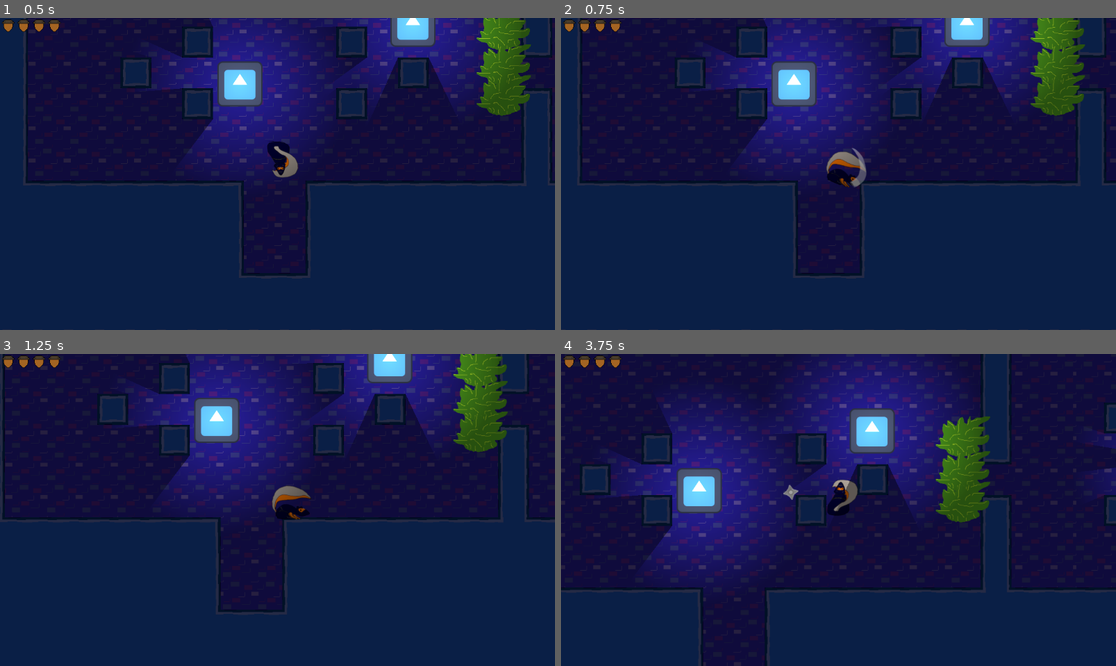
Above: before the commit, frames 1-4 (two rows, left to right).
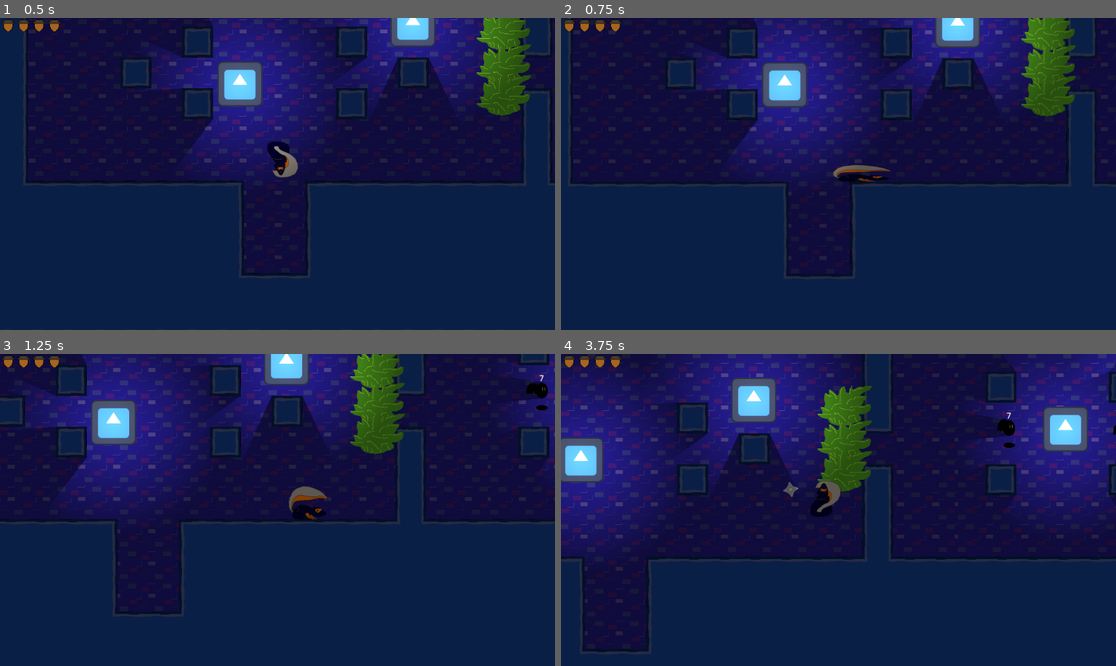
Above: after the commit, the same moments.

Repository: mdfewkes/NinjaSquirrelDungeon
Game: Godot game, scene res://world.tscn
Two runs of this game, one before a commit and one after it. Both use one fixed random seed, a clock stepped at 60 frames per second and the inputs below. The engine's default icon, where the game draws it, is replaced by a stand-in: a white triangle on a blue panel in a dark square.
Inputs:
- Up to frame 1 (0.5 s): no input
- Up to frame 2 (0.75 s): tap Enter at 0.5 s; hold D (move_right) from 0.53 s (still down); tap K (action_1) at 0.6 s
- Up to frame 3 (1.25 s): keep holding D (move_right); tap L (action_2) at 0.8 s
- Up to frame 4 (3.75 s): release D (move_right) at 1.28 s; hold S (move_down) 1.28-2.03 s; tap L (action_2) at 1.35, 2.3, 2.85 s; tap K (action_1) at 1.55, 2.1, 3.05 s; hold D (move_right) 2.03-2.78 s; hold W (move_up) 2.78-3.53 s; hold A (move_left) from 3.53 s (still down); tap C (action_3) at 3.6 s

Frame 1 is identical in both runs. In frame 2, 11% of the frame differs, in the area x 1-100%, y 0-84%; in frame 3, 32%; in frame 4, 48%, in the area x 0-100%, y 0-100%.

Commit message:
Move scenes into folder and swapped action 1 and 2 actions

Diff:
--- a/temp assets/bat.tscn
+++ b/scenes/Bat/bat.tscn
@@ -1,8 +1,8 @@
 [gd_scene load_steps=22 format=3 uid="uid://c4kwsiasl0gw1"]
 
-[ext_resource type="Texture2D" uid="uid://b6a5kj3o7b6ep" path="res://temp assets/bat.png" id="1_1u6w6"]
-[ext_resource type="Script" uid="uid://batg7bpwdq0yi" path="res://temp assets/bat.gd" id="1_3pt26"]
-[ext_resource type="Texture2D" uid="uid://dmlo3wxqb4hq4" path="res://temp assets/batshadow.png" id="2_3pt26"]
+[ext_resource type="Texture2D" uid="uid://b6a5kj3o7b6ep" path="res://scenes/Bat/bat.png" id="1_1u6w6"]
+[ext_resource type="Script" uid="uid://batg7bpwdq0yi" path="res://scenes/Bat/bat.gd" id="1_3pt26"]
+[ext_resource type="Texture2D" uid="uid://dmlo3wxqb4hq4" path="res://scenes/Bat/batshadow.png" id="2_3pt26"]
 [ext_resource type="Script" uid="uid://jrn1snxemt88" path="res://code/HurtBox.gd" id="4_0wgnc"]
 [ext_resource type="Script" uid="uid://dtiynebo6fexe" path="res://code/HitBox.gd" id="5_fac5f"]
 
--- a/hearts_ui.tscn
+++ b/scenes/Hearts_UI/hearts_ui.tscn
@@ -1,8 +1,8 @@
 [gd_scene load_steps=4 format=3 uid="uid://edngnlq58tuy"]
 
-[ext_resource type="Script" uid="uid://d1kme5a4bi3gr" path="res://hearts_ui.gd" id="1_pca1g"]
-[ext_resource type="Texture2D" uid="uid://c0ggnm27qm07x" path="res://temp assets/Heart Empty.png" id="2_1iwju"]
-[ext_resource type="Texture2D" uid="uid://xwi7eodpb7fu" path="res://temp assets/Heart Full.png" id="3_olmcf"]
+[ext_resource type="Script" uid="uid://d1kme5a4bi3gr" path="res://scenes/Hearts_UI/hearts_ui.gd" id="1_pca1g"]
+[ext_resource type="Texture2D" uid="uid://c0ggnm27qm07x" path="res://scenes/Hearts_UI/Heart Empty.png" id="2_1iwju"]
+[ext_resource type="Texture2D" uid="uid://xwi7eodpb7fu" path="res://scenes/Hearts_UI/Heart Full.png" id="3_olmcf"]
 
 [node name="HeartsUI" type="Control"]
 layout_mode = 3
--- a/light.tscn
+++ b/scenes/Light/light.tscn
@@ -1,6 +1,6 @@
 [gd_scene load_steps=7 format=3 uid="uid://idvuu5pv2ejg"]
 
-[ext_resource type="Script" uid="uid://cesdgy7wcnuis" path="res://light.gd" id="1_5qqhr"]
+[ext_resource type="Script" uid="uid://cesdgy7wcnuis" path="res://scenes/Light/light.gd" id="1_5qqhr"]
 [ext_resource type="Texture2D" uid="uid://b4l1wybno7p36" path="res://icon.svg" id="1_hdgcg"]
 [ext_resource type="Script" uid="uid://jrn1snxemt88" path="res://code/HurtBox.gd" id="3_njlvs"]
 
--- a/Player/player.gd
+++ b/scenes/Player/player.gd
@@ -28,10 +28,10 @@
 	match state:
 		"MoveState":
 			move_state()
+		"RollState":
+			roll_state()
 		"ActionState":
 			action_state()
-		"RollState":
-			roll_state()
 
 
 func move_state() -> void:
@@ -47,11 +47,11 @@
 
 	# melee attack with katana sword / punch
 	if Input.is_action_just_pressed("action_1"):
-		playback.travel("ActionState")
+		velocity = last_input_vector * roll_speed
+		playback.travel("RollState")
 	# dodge roll crouch slide move
 	if Input.is_action_just_pressed("action_2"):
-		velocity = last_input_vector * roll_speed
-		playback.travel("RollState")
+		playback.travel("ActionState")
 	# projectile shuriken / potion / bomb
 	if Input.is_action_just_pressed("action_3"):
 		throw_shuriken()
--- a/Player/player.tscn
+++ b/scenes/Player/player.tscn
@@ -1,7 +1,7 @@
 [gd_scene load_steps=59 format=3 uid="uid://cwkbh11twqgse"]
 
-[ext_resource type="Script" uid="uid://csd2ece2n6ytn" path="res://Player/player.gd" id="1_onrkg"]
-[ext_resource type="Texture2D" uid="uid://dxmfyn4uanr2y" path="res://temp assets/main_character.png" id="2_gwnis"]
+[ext_resource type="Script" uid="uid://csd2ece2n6ytn" path="res://scenes/Player/player.gd" id="1_onrkg"]
+[ext_resource type="Texture2D" uid="uid://dxmfyn4uanr2y" path="res://scenes/Player/main_character.png" id="2_gwnis"]
 [ext_resource type="Script" uid="uid://dtiynebo6fexe" path="res://code/HitBox.gd" id="3_btcbx"]
 [ext_resource type="Script" uid="uid://jrn1snxemt88" path="res://code/HurtBox.gd" id="4_gwnis"]
 
--- a/Player/shuriken-projectile.tscn
+++ b/scenes/Player/shuriken-projectile.tscn
@@ -1,7 +1,7 @@
 [gd_scene load_steps=6 format=3 uid="uid://ea3lunwfspsx"]
 
-[ext_resource type="Script" uid="uid://d2ul1el12t2xy" path="res://Player/shuriken_projectile.gd" id="1_3b6gb"]
-[ext_resource type="Texture2D" uid="uid://cih5onscjg41g" path="res://Player/shuriken-projectile.png" id="1_dtmi2"]
+[ext_resource type="Script" uid="uid://d2ul1el12t2xy" path="res://scenes/Player/shuriken_projectile.gd" id="1_3b6gb"]
+[ext_resource type="Texture2D" uid="uid://cih5onscjg41g" path="res://scenes/Player/shuriken-projectile.png" id="1_dtmi2"]
 [ext_resource type="Script" uid="uid://c2v35he0ge0kq" path="res://code/Spin.gd" id="2_ssili"]
 [ext_resource type="Script" uid="uid://dtiynebo6fexe" path="res://code/HitBox.gd" id="4_pyhrw"]
 
--- a/world.tscn
+++ b/world.tscn
@@ -1,13 +1,13 @@
 [gd_scene load_steps=48 format=4 uid="uid://cwnhly7jknqij"]
 
 [ext_resource type="Texture2D" uid="uid://b5in85tmpn451" path="res://temp assets/bricktexture-temp.png" id="1_aqk2v"]
-[ext_resource type="PackedScene" uid="uid://edngnlq58tuy" path="res://hearts_ui.tscn" id="1_dwbse"]
-[ext_resource type="PackedScene" uid="uid://cwkbh11twqgse" path="res://Player/player.tscn" id="1_f3sb7"]
+[ext_resource type="PackedScene" uid="uid://edngnlq58tuy" path="res://scenes/Hearts_UI/hearts_ui.tscn" id="1_dwbse"]
+[ext_resource type="PackedScene" uid="uid://cwkbh11twqgse" path="res://scenes/Player/player.tscn" id="1_f3sb7"]
 [ext_resource type="Texture2D" uid="uid://b70yh1tjvamtp" path="res://temp assets/autotileexamp1.png" id="2_aqk2v"]
 [ext_resource type="PackedScene" uid="uid://dplx8gnuq04lk" path="res://temp assets/bush.tscn" id="3_tlwt5"]
-[ext_resource type="PackedScene" uid="uid://c4kwsiasl0gw1" path="res://temp assets/bat.tscn" id="5_036b0"]
+[ext_resource type="PackedScene" uid="uid://c4kwsiasl0gw1" path="res://scenes/Bat/bat.tscn" id="5_036b0"]
 [ext_resource type="PackedScene" uid="uid://dfe0t0s8qmj53" path="res://pause_menu.tscn" id="6_dwbse"]
-[ext_resource type="PackedScene" uid="uid://idvuu5pv2ejg" path="res://light.tscn" id="8_gbfbk"]
+[ext_resource type="PackedScene" uid="uid://idvuu5pv2ejg" path="res://scenes/Light/light.tscn" id="8_gbfbk"]
 
 [sub_resource type="OccluderPolygon2D" id="OccluderPolygon2D_pkg7o"]
 polygon = PackedVector2Array(-32, -32, 32, -32, 32, 32, -32, 32)
Renamed: temp assets/bat.gd -> scenes/Bat/bat.gd
Renamed: temp assets/bat.gd.uid -> scenes/Bat/bat.gd.uid
Renamed: temp assets/bat.png -> scenes/Bat/bat.png
Not shown, changed: scenes/Bat/bat.png.import
Renamed: temp assets/batshadow.png -> scenes/Bat/batshadow.png
Not shown, changed: scenes/Bat/batshadow.png.import
Renamed: temp assets/Heart Empty.png -> scenes/Hearts_UI/Heart Empty.png
Not shown, changed: scenes/Hearts_UI/Heart Empty.png.import
Renamed: temp assets/Heart Full.png -> scenes/Hearts_UI/Heart Full.png
Not shown, changed: scenes/Hearts_UI/Heart Full.png.import
Renamed: hearts_ui.gd -> scenes/Hearts_UI/hearts_ui.gd
Renamed: hearts_ui.gd.uid -> scenes/Hearts_UI/hearts_ui.gd.uid
(and 13 more such lines)
